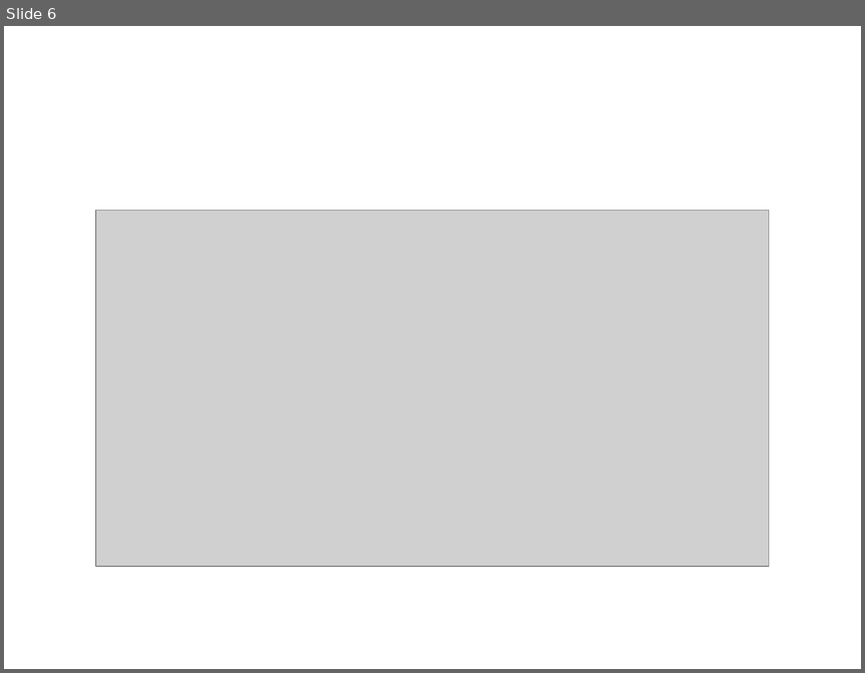
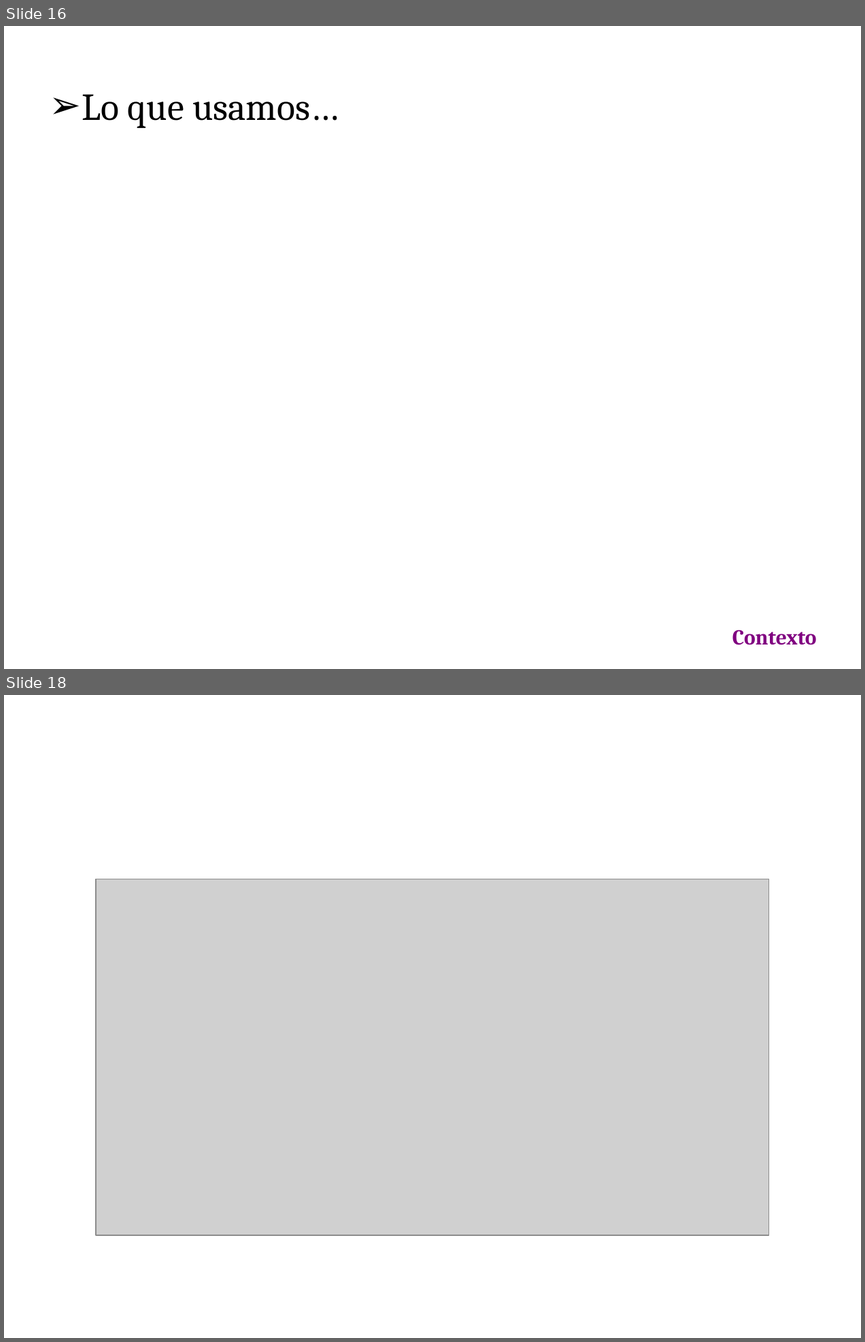
Before and after one commit to emmanuelfls371/softmart7547, a slide deck: docs/CarpetaEntrega/PresFinal.ppt. Shown one above the other, each under a label of ours: slide 6 before the commit, slides 16 and 18 after it; the slides between them are not shown. The pictures are 865x673 and 865x1342 pixels, drawn with LibreOffice and Linux fonts; fonts in the diff are those of the drawing; grey boxes stand for pictures; background and template pictures are left out. Boxes give left, top, right and bottom in pixels: in the first picture for what was removed or moved away, otherwise in the second. Text is boxed around its words. In the diff, an @@ line names an element or a change of style, - is before the commit and + after.

```diff
--- a/docs/CarpetaEntrega/PresFinal.ppt
+++ b/docs/CarpetaEntrega/PresFinal.ppt
@@ slide 16 added at (4, 26, 861, 669), background picture (left out) @@
@@ text added at (82, 94, 339, 128), 32 pt, text #000000 @@
+➢ Lo que usamos…
@@ text added at (732, 629, 817, 645), 18 pt, text #800080, bold @@
+Contexto
@@ what was slide 6 is now slide 18 @@
```
Also in this commit, not shown: 5 slides changed, 15 other slides added, 1 slide removed, 3 other files.
